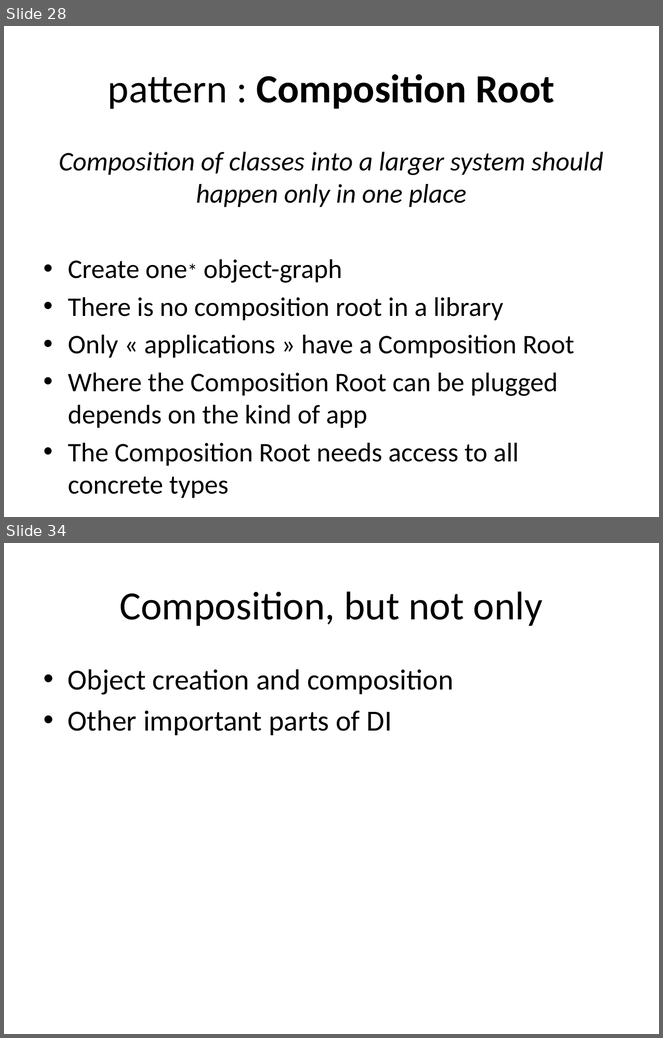
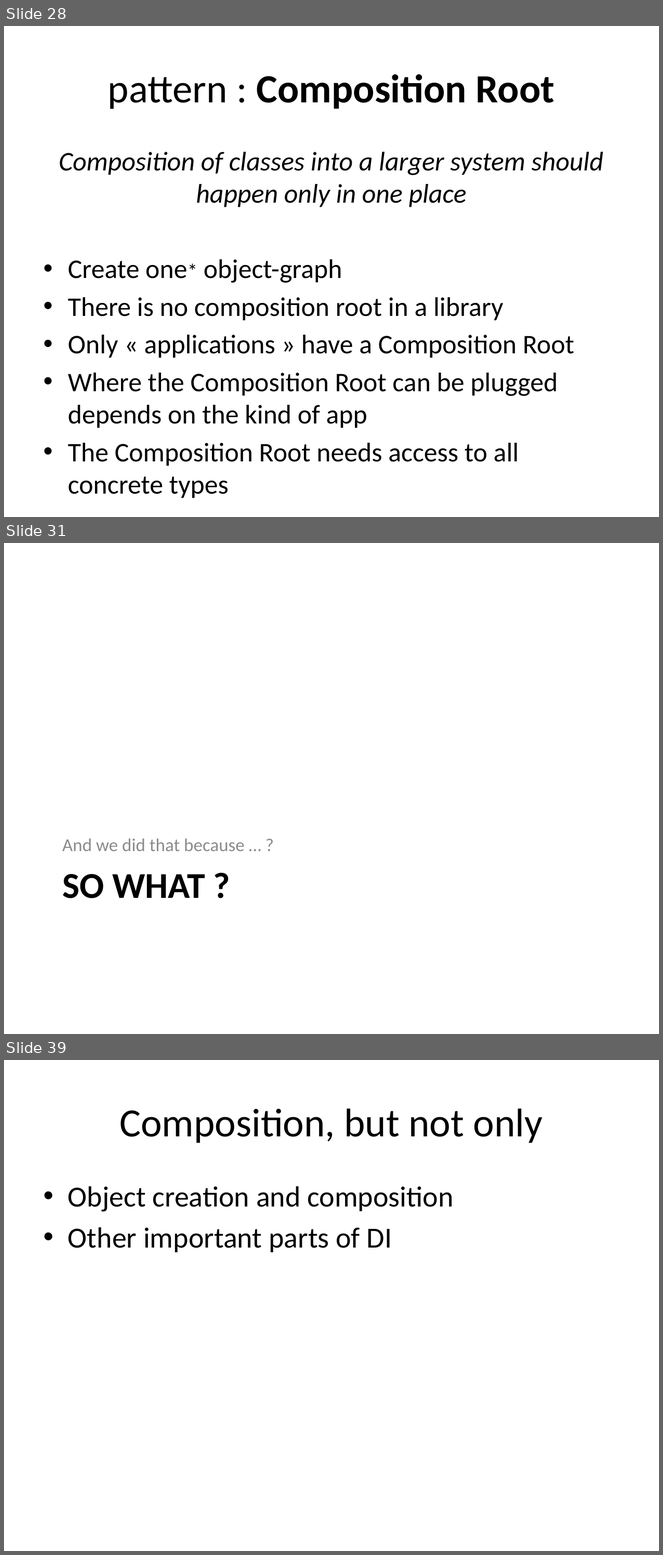
Before and after one commit to tsimbalar/DependencyInjectionTheRightWay, a slide deck: Dependency Injection - the right way.pptx. Shown one above the other, each under a label of ours: slides 28 and 34 before the commit, slides 28, 31 and 39 after it; the slides between them are not shown. The pictures are 663x1038 and 663x1555 pixels, drawn with LibreOffice and Linux fonts; fonts in the diff are those of the drawing. Boxes give left, top, right and bottom in pixels: in the first picture for what was removed or moved away, otherwise in the second. Text is boxed around its words. In the diff, an @@ line names an element or a change of style, - is before the commit and + after.

```diff
--- a/Dependency Injection - the right way.pptx
+++ b/Dependency Injection - the right way.pptx
@@ slide 31 added at box(4, 543, 659, 1034), background #FFFFFF @@
@@ text added at box(62, 839, 245, 851), 20 pt, text #8C8C8C @@
+And we did that because … ?
@@ title added at box(62, 874, 205, 899), 40 pt, text #000000, bold @@
+SO WHAT ?
@@ what was slide 34 is now slide 39 @@
```
Also in this commit, not shown: 4 slides changed, 7 other slides added, 1 slide removed.
